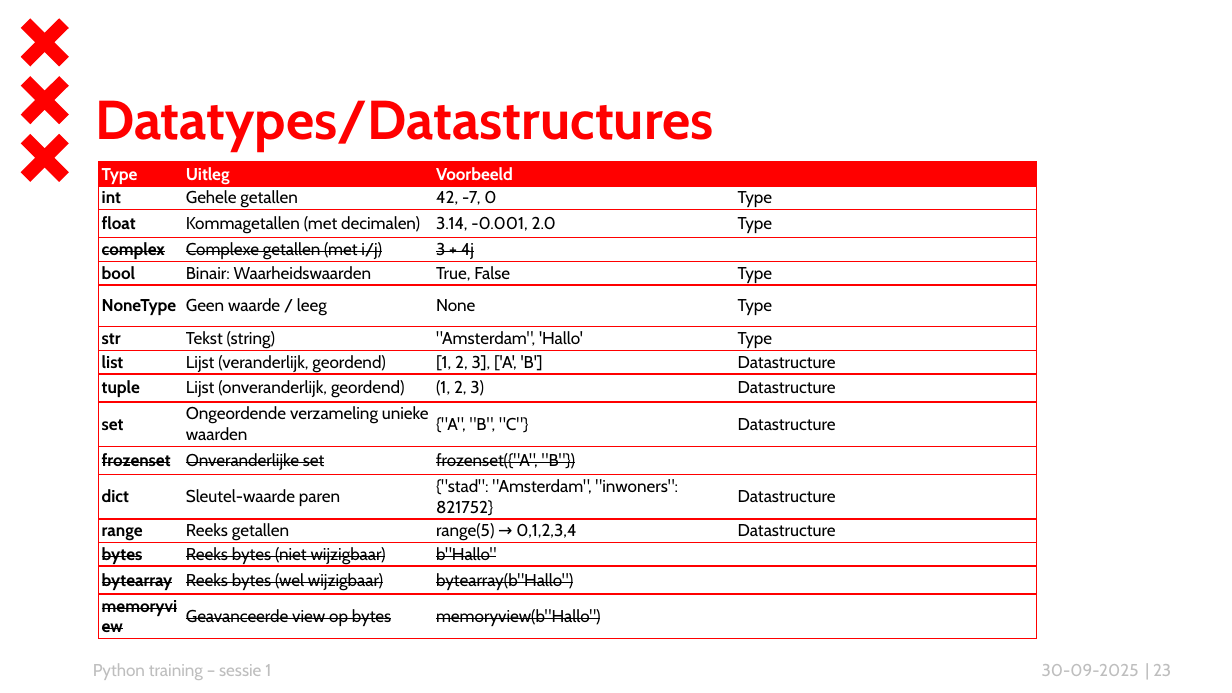
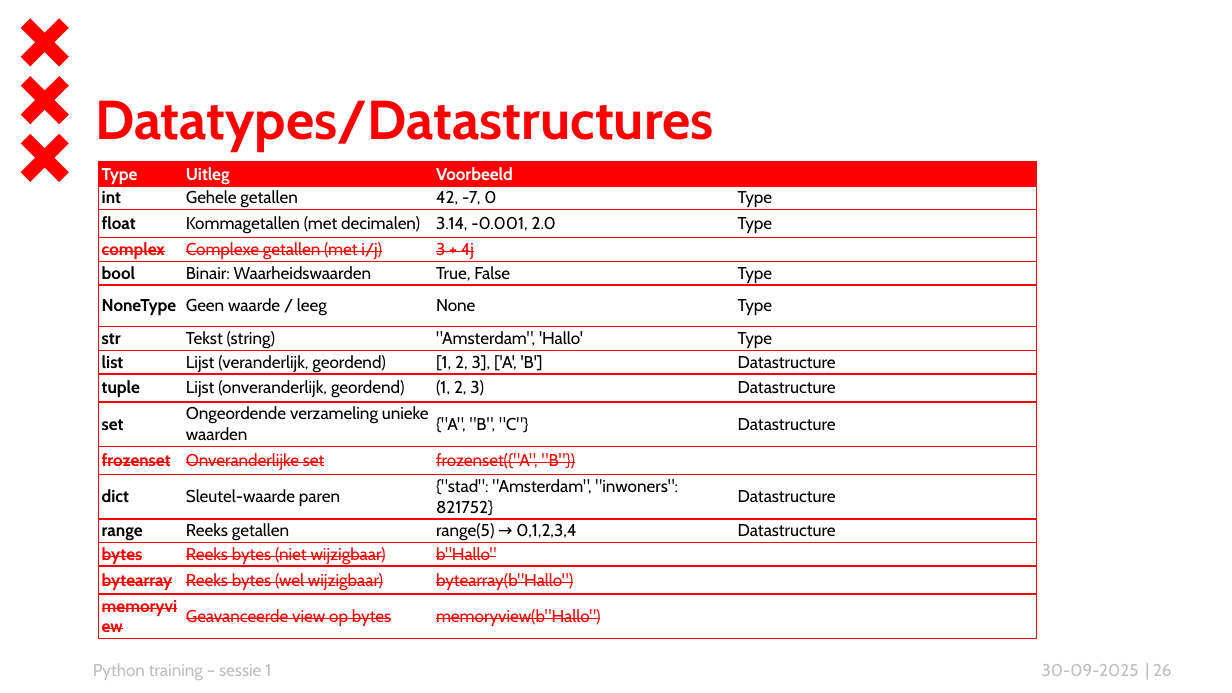
Before and after one commit to ResultManagersWouter/python_training, a slide deck: slide 26 of python_training.pptx (slide 23 before the commit). Drawn at 1232x693 pixels with LibreOffice and Linux fonts; fonts in the diff are those of the drawing; background and template pictures are left out. Boxes give left, top, right and bottom in pixels: in the first picture for what was removed or moved away, otherwise in the second. Text is boxed around its words. In the diff, an @@ line names an element or a change of style, - is before the commit and + after.

```diff
--- a/python_training.pptx
+++ b/python_training.pptx
@@ table at [99,163,1036,637] @@
@@ text colour #000000 to #FF0000 in "complex", "Complexe getallen (met i/j)", "3 + 4j", "frozenset" and 11 more places @@
@@ page number at [1153,664,1172,676]: text changed @@
-| 23
+| 26
```
Also in this commit, not shown: 3 other slides changed, 4 slides added.
